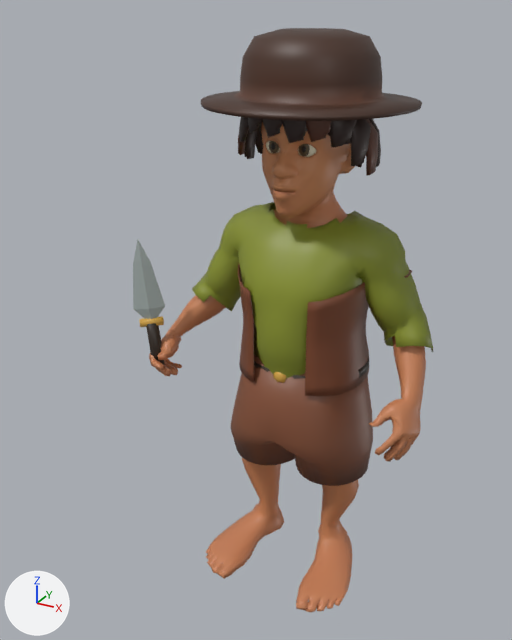
A saved change to the glTF model tools/pixelhack-reference/models/0090-hobbit-male/model.glb.
Camera for both pictures: a camera (50 mm lens) standing at (0.872, -1.818, 1.735) and looking at (-0.093, -0.065, 0.858). The lights are fixed; the arrows at lower left show +X, +Y and +Z. The picture after the commit comes second. Vertices at exactly the same position are counted once.

Names of what the first picture shows: 'hobbit-male'.
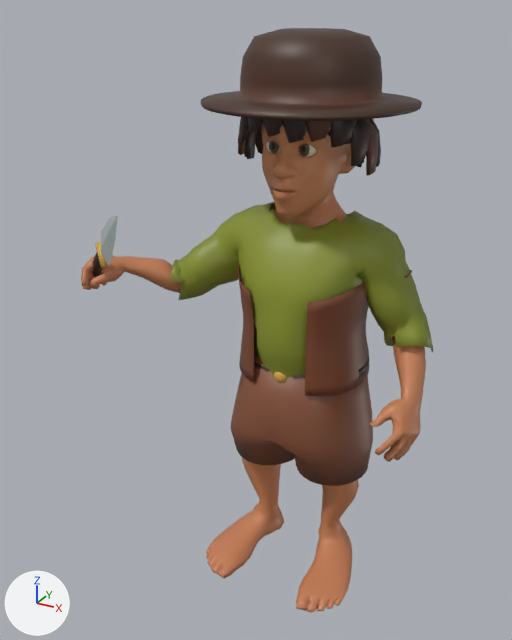
The newer file is also rescaled (x0.856), turned or shifted as a whole; pictures and numbers use the older file's frame.

Diff of the bpy script that builds the scene:
```diff
--- a/tools/pixelhack-reference/models/0090-hobbit-male/model.glb.py
+++ b/tools/pixelhack-reference/models/0090-hobbit-male/model.glb.py
@@ me_skin___complete_male_anatomical_cage_001 @@
 # used by ob_hobbit_male; location = (0.0, 0.0, 0.0)
-me_skin___complete_male_anatomical_cage_001.from_pydata(...)  # 8842 vertices, 17430 faces; spans x -0.45..0.45, y -0.28..0.28, z 0.0..1.69
+me_skin___complete_male_anatomical_cage_001.from_pydata(...)  # 8842 vertices, 17430 faces; spans x -0.6..0.45, y -0.41..0.28, z 0.0..1.69
+# me_skin___complete_male_anatomical_cage_001 part 1: the loose piece of 20 vertices spanning x -0.44..-0.37, y -0.21..-0.15, z 0.81..0.85 is multiplied about its middle by the matrix ((-0.176, -0.795, 0.58), (0.777, -0.474, -0.414), (0.604, 0.378, 0.702)), then moved by (-0.08, -0.11, 0.24)
+# me_skin___complete_male_anatomical_cage_001 part 2: the loose piece of 16 vertices spanning x -0.45..-0.37, y -0.21..-0.16, z 0.83..1.1 is multiplied about its middle by the matrix ((-0.176, -0.795, 0.58), (0.777, -0.474, -0.414), (0.604, 0.378, 0.702)), then moved by (0.0, -0.16, 0.2)
+# me_skin___complete_male_anatomical_cage_001 part 3: 632 of 8842 vertices moved; they spanned x -0.44..-0.15, y -0.23..0.12, z 0.64..1.14 and now span x -0.6..-0.16, y -0.32..0.11, z 0.88..1.14; mean shift (-0.1, -0.07, 0.17); largest move (-0.41, -0.13, 0.65) -> (-0.6, -0.21, 0.99)
+# me_skin___complete_male_anatomical_cage_001 part 4: 180 kept faces spanning x -0.59..-0.14, y -0.3..0.11, z 0.88..1.12 get new vertex colours
+# other edits to the shape of me_skin___complete_male_anatomical_cage_001 do not show in these pictures
 me_skin___complete_male_anatomical_cage_001.materials.append(mat_pixelhack___matte_vertex_palette)
```

Pixel boxes [x1, y1, x2, y2] of what changed, in the pictures (512 x 640 px; the box of a moved part takes in the faces that stretch with it):
'hobbit-male', reshaped (17% wider): before [133, 28, 433, 612]; after [81, 28, 433, 612]
part 1 of me_skin___complete_male_anatomical_cage_001, moved or reshaped: before [140, 316, 164, 327]; after [95, 242, 109, 268]
part 2 of me_skin___complete_male_anatomical_cage_001, moved or reshaped: before [133, 240, 165, 319]; after [101, 216, 118, 267]
part 3 of me_skin___complete_male_anatomical_cage_001, moved or reshaped: before [147, 214, 241, 376]; after [81, 213, 239, 298]
part 4 of me_skin___complete_male_anatomical_cage_001, recoloured: before [151, 232, 241, 367]; after [82, 231, 239, 300]
